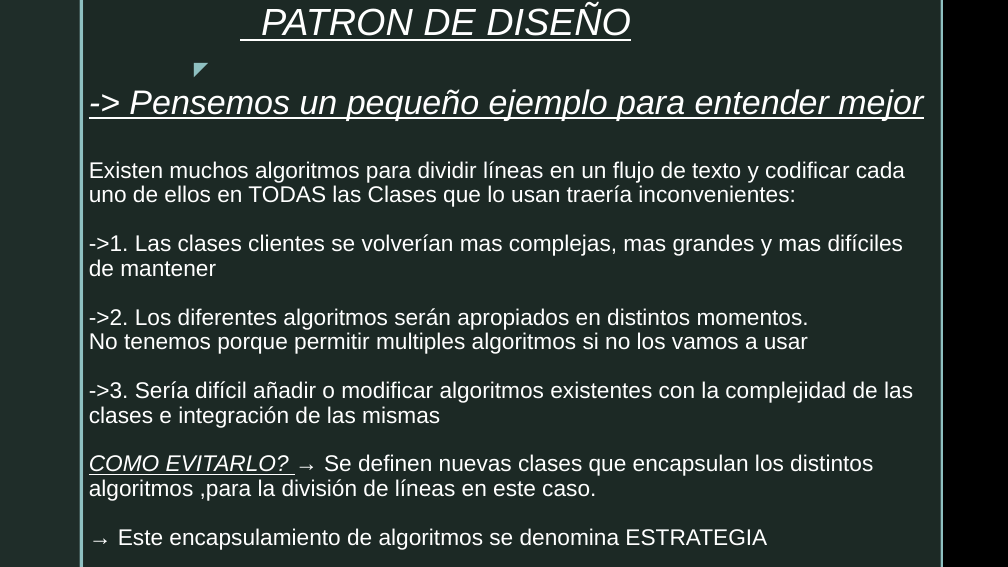
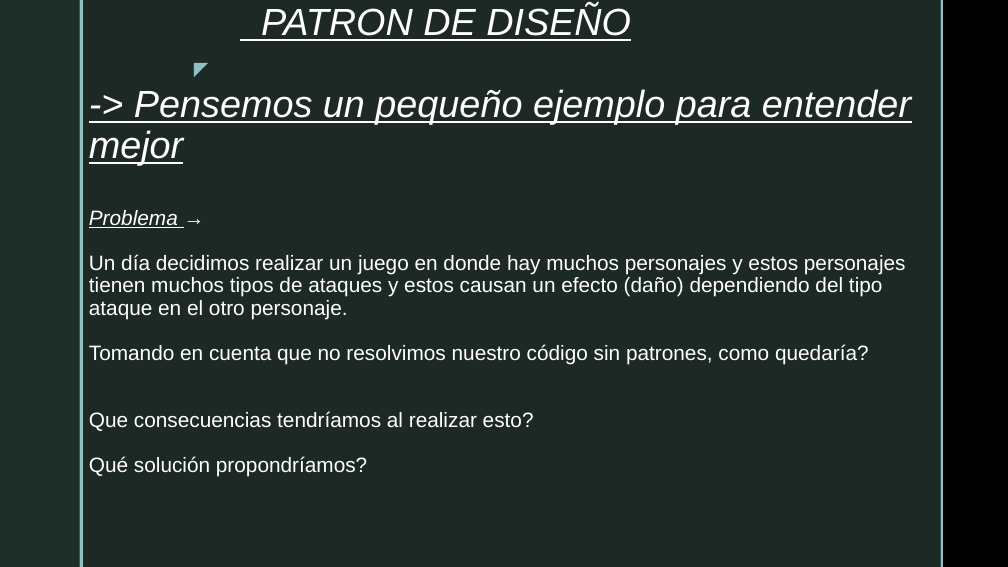
Before and after one commit to LucaTerranovaB/Dise-oSIstemas-Strategy-, a slide deck: slide 3 of Strategy.pptx. Drawn at 1008x567 pixels with LibreOffice and Linux fonts; fonts in the diff are those of the drawing; background and template pictures are left out. Boxes give left, top, right and bottom in pixels: in the first picture for what was removed or moved away, otherwise in the second. Text is boxed around its words. In the diff, an @@ line names an element or a change of style, - is before the commit and + after.

```diff
--- a/Strategy.pptx
+++ b/Strategy.pptx
@@ title at box(89, 6, 911, 477): text changed; size 21.6 to 19.8 pt @@
-PATRON DE DISEÑO
--> Pensemos un pequeño ejemplo para entender mejor
-Existen muchos algoritmos para dividir líneas en un flujo de texto y codificar cada uno de ellos en TODAS las Clases que lo usan traería inconvenientes:
-->1. Las clases clientes se volverían mas complejas, mas grandes y mas difíciles de mantener
-->2. Los diferentes algoritmos serán apropiados en distintos momentos.
-No tenemos porque permitir multiples algoritmos si no los vamos a usar
-->3. Sería difícil añadir o modificar algoritmos existentes con la complejidad de las clases e integración de las mismas
-COMO EVITARLO? → Se definen nuevas clases que encapsulan los distintos algoritmos ,para la división de líneas en este caso.
-→ Este encapsulamiento de algoritmos se denomina ESTRATEGIA
+PATRON DE DISEÑO
+-> Pensemos un pequeño ejemplo para entender mejor
+Problema →
+Un día decidimos realizar un juego en donde hay muchos personajes y estos personajes tienen muchos tipos de ataques y estos causan un efecto (daño) dependiendo del tipo ataque en el otro personaje.
+Tomando en cuenta que no resolvimos nuestro código sin patrones, como quedaría?
+Que consecuencias tendríamos al realizar esto?
+Qué solución propondríamos?
```
Also in this commit, not shown: 5 other slides changed, 1 other file.
